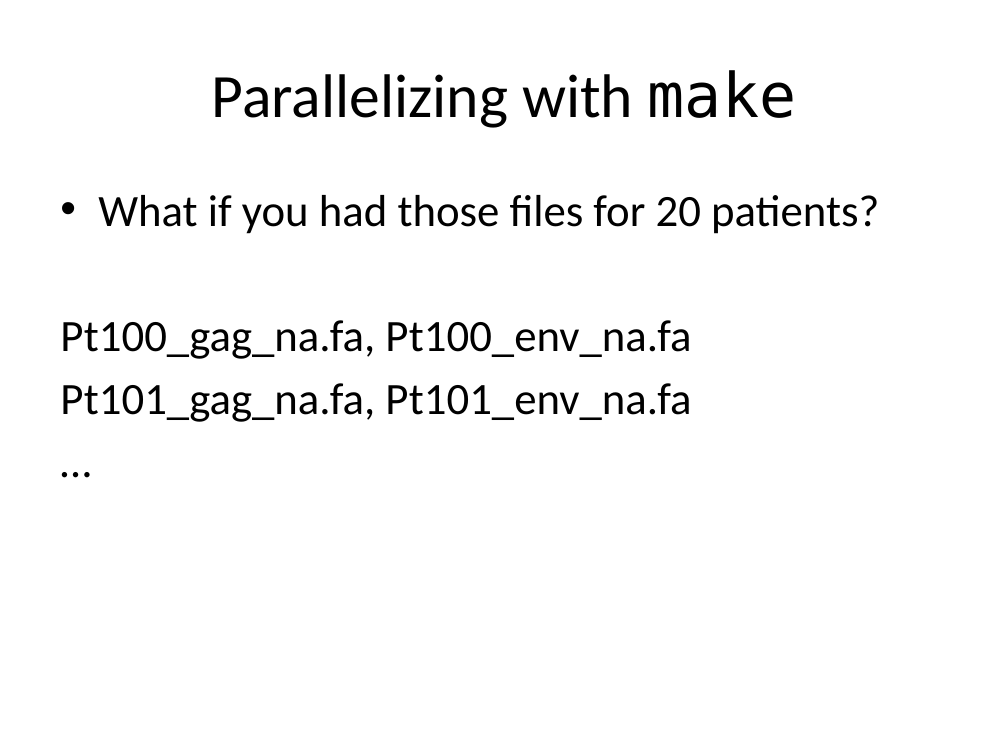
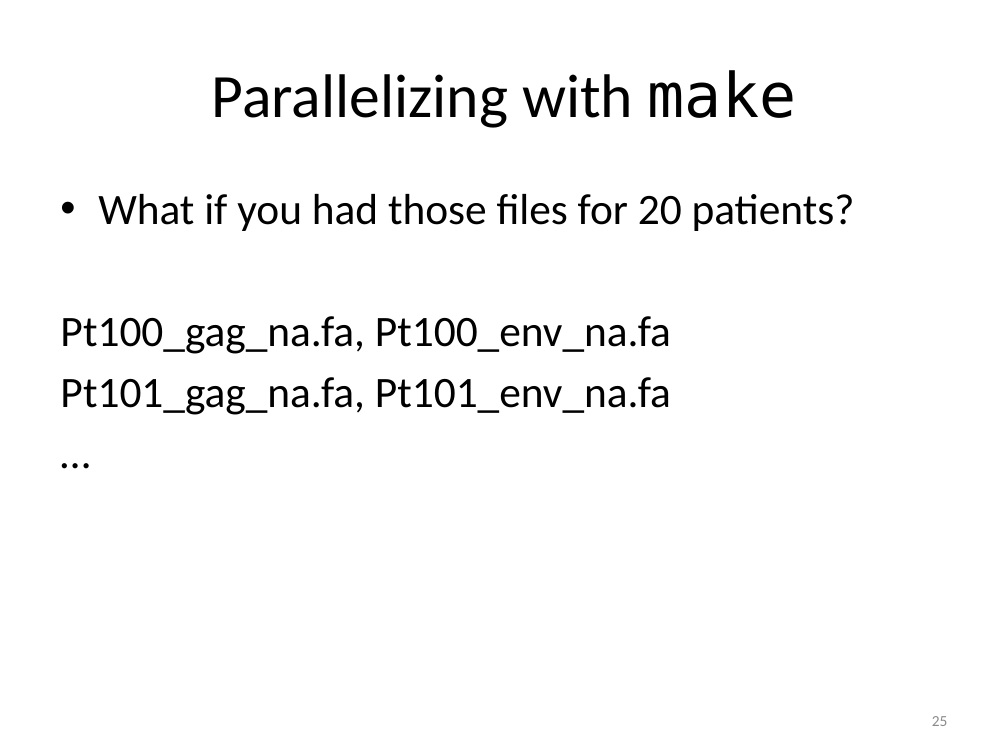
Before and after one commit to tsibley/Workflows-and-Parallel-Processing, a slide deck: slide 25 of CBG-2014-05-21.pptx. Drawn at 1008x756 pixels with LibreOffice and Linux fonts; fonts in the diff are those of the drawing. Boxes give left, top, right and bottom in pixels: in the first picture for what was removed or moved away, otherwise in the second. Text is boxed around its words. In the diff, an @@ line names an element or a change of style, - is before the commit and + after.

Commit message:
Fix mis-formatting I introduced in the last change
The font size didn't stay the same between slides on the last parallel
example, causing a jarring shift.

```diff
--- a/CBG-2014-05-21.pptx
+++ b/CBG-2014-05-21.pptx
@@ text "What if you had those ..." at (x1=60, y1=194, x2=855, y2=415): size 32 to 31 pt; indent changed @@
@@ page number added at (x1=932, y1=716, x2=948, y2=726), 11 pt, text #8C8C8C @@
+25
```
Also in this commit, not shown: 43 other slides changed, 1 slide added, 1 slide removed.
